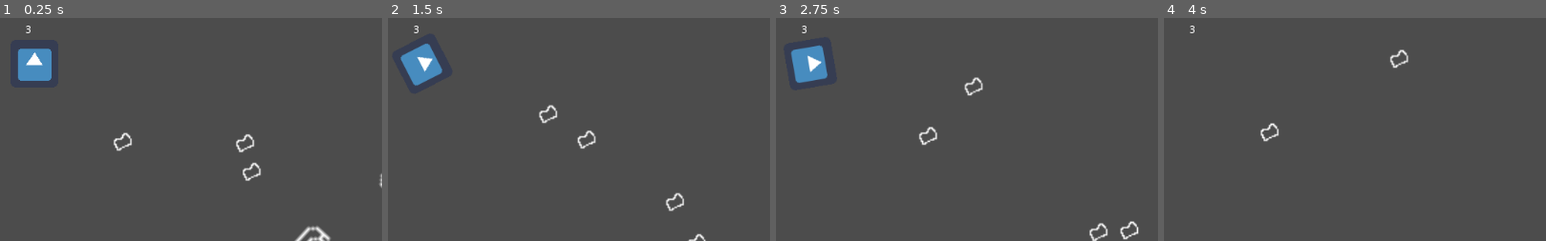
Above: before the commit, frames 1-4 (left to right).
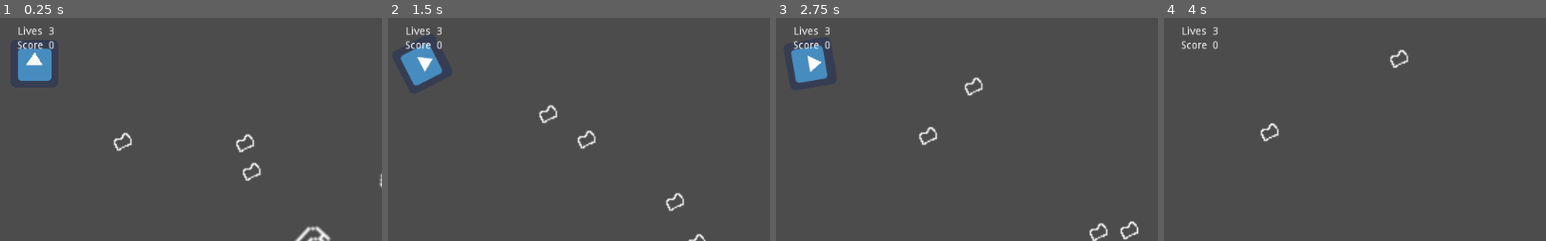
Above: after the commit, the same moments.

Repository: marianafcosta/asteroids
Game: Godot game, scene res://Root.tscn
Same seed, same stepped clock (60 frames per second), same inputs: the game is played once before the commit and once after it. The engine's default icon, where the game draws it, is replaced by a stand-in: a white triangle on a blue panel in a dark square.
Inputs:
- Up to frame 1 (0.25 s): no input
- Up to frame 2 (1.5 s): tap Enter (ui_accept) at 0.5, 0.6, 0.77, 1.07, 1.35 s; hold Right (ui_right) 0.53-1.28 s; hold Left (ui_left) from 1.28 s (still down)
- Up to frame 3 (2.75 s): tap Enter (ui_accept) at 1.52, 1.82, 2.1 s; release Left (ui_left) at 2.03 s; hold Right (ui_right) from 2.03 s (still down)
- Up to frame 4 (4 s): release Right (ui_right) at 2.78 s; hold Up (ui_up) 2.78-3.53 s; tap Enter (ui_accept) at 2.85, 3.02, 3.32, 3.6, 3.77 s; hold Left (ui_left) from 3.53 s (still down)
The pictures show only the part of the screen within x 0-50%, y 0-50%; the shares and areas given below are measured in that part.

The runs differ from the first frame. In frame 1, 0.3% of the frame differs, in the area x 4-15%, y 3-15%; in frame 2, 0.3%; in frame 3, 0.3%; in frame 4, 0.3%.

Commit message:
Add score UI

Diff:
--- a/Player.gd
+++ b/Player.gd
@@ -35,7 +35,6 @@
 
 func _ready():
 	screen_size = get_viewport_rect().size
-	print(get_tree().root.get_node("Root/UI"))
 	self.connect("on_life_lost", get_tree().root.get_node("Root/UI"), "_on_Player_life_lost")
 
 func _process(delta):
@@ -84,7 +83,6 @@
 
 	if Input.is_action_just_pressed("ui_accept"):
 		shoot()
-		pass
 
 
 func _on_Player_area_entered(area):
--- a/Root.gd
+++ b/Root.gd
@@ -1,19 +1,20 @@
 extends Node2D
+
+signal on_score_change
 
 var score = 0;
 
 func _ready():
-	pass
+	print(self.get_node("UI/Score"))
+	print(self.connect("on_score_change", self.get_node("UI"), "_on_Root_score_change"))
 
 func _on_Player_game_over():
 	print("Game over!")
 
 func _on_Spaceship_destroyed():
 	score += 10
-	print(score)
-	pass
+	emit_signal("on_score_change", score)
 
 func _on_Asteroid_destroyed():
 	score += 5
-	print(score)
-	pass
+	emit_signal("on_score_change", score)
--- a/Root.tscn
+++ b/Root.tscn
@@ -19,13 +19,43 @@
 script = ExtResource( 2 )
 
 [node name="Lives" type="Label" parent="UI"]
-margin_left = 18.0
-margin_top = 12.0
-margin_right = 58.0
-margin_bottom = 26.0
-text = "Lives"
-align = 1
+margin_left = 65.0
+margin_top = 14.0
+margin_right = 88.0
+margin_bottom = 28.0
+text = "3"
 valign = 1
 __meta__ = {
 "_edit_use_anchors_": false
 }
+
+[node name="Score" type="Label" parent="UI"]
+margin_left = 65.0
+margin_top = 33.0
+margin_right = 88.0
+margin_bottom = 47.0
+text = "0"
+valign = 1
+__meta__ = {
+"_edit_use_anchors_": false
+}
+
+[node name="LivesLabel" type="Label" parent="UI"]
+margin_left = 23.0
+margin_top = 33.0
+margin_right = 63.0
+margin_bottom = 47.0
+text = "Score"
+__meta__ = {
+"_edit_use_anchors_": false
+}
+
+[node name="ScoreLabel" type="Label" parent="UI"]
+margin_left = 24.0
+margin_top = 14.0
+margin_right = 64.0
+margin_bottom = 28.0
+text = "Lives"
+__meta__ = {
+"_edit_use_anchors_": false
+}
--- a/Spaceship.gd
+++ b/Spaceship.gd
@@ -50,4 +50,3 @@
 func _on_Timer_timeout():
 	$Timer.start()
 	shoot()
-	pass # Replace with function body.
--- a/UI.gd
+++ b/UI.gd
@@ -2,10 +2,17 @@
 
 func _ready():
 	$Lives.text = str(3)
+	$Score.text = str(0)
 
-func update_score(lives):
+func update_score(score):
+	$Score.text = str(score)
+
+func update_lives(lives):
 	$Lives.text = str(lives)
 
 func _on_Player_life_lost(lives):
-	print("hi")
-	update_score(lives)
+	update_lives(lives)
+
+func _on_Root_score_change(score):
+
+	update_score(score)
